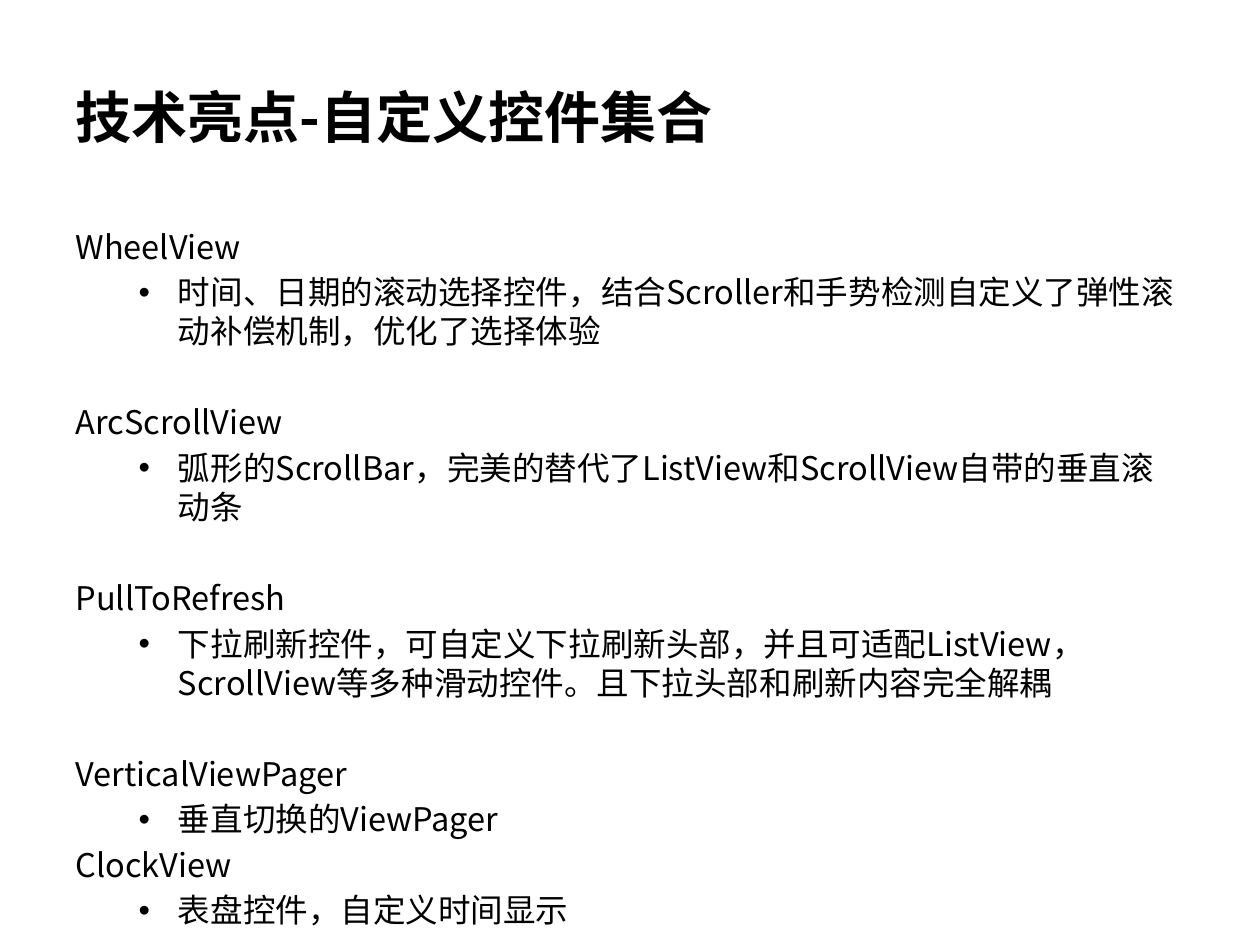
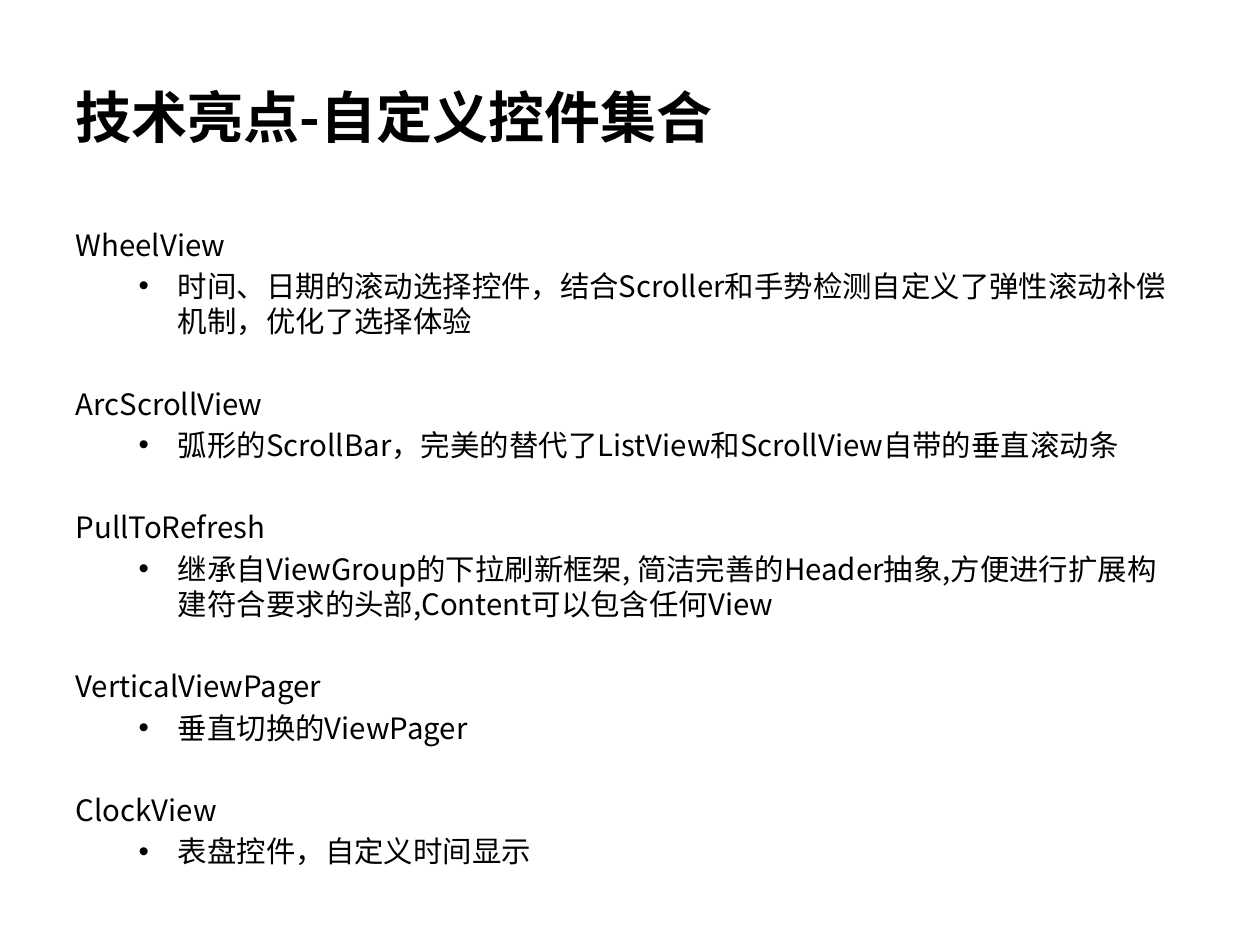
Before and after one commit to wangzhengyi/WangZhengyi, a slide deck: slide 12 of promote/2016-promote-p6.pptx. Drawn at 1260x945 pixels with LibreOffice and Linux fonts; fonts in the diff are those of the drawing. Boxes give left, top, right and bottom in pixels: in the first picture for what was removed or moved away, otherwise in the second. Text is boxed around its words. In the diff, an @@ line names an element or a change of style, - is before the commit and + after.

Commit message:
继续完善ppt

```diff
--- a/promote/2016-promote-p6.pptx
+++ b/promote/2016-promote-p6.pptx
@@ text at bbox=[76, 232, 1166, 865]: size 18.6 to 16.8 pt in "WheelView", "时间、日期的滚动选择控件，结合Scroller和手势检测自定义了弹性滚动补偿机制，优化了选择体验", "ArcScrollView", "弧形的ScrollBar，完美的替代了ListView和ScrollView自带的垂直滚动条" and 5 more places @@
@@ text at bbox=[178, 555, 1157, 621]: text changed; size 18.6 to 16.8 pt @@
-  • 下拉刷新控件，可自定义下拉刷新头部，并且可适配ListView，ScrollView等多种滑动控件。且下拉头部和刷新内容完全解耦
+  • 继承自ViewGroup的下拉刷新框架, 简洁完善的Header抽象,方便进行扩展构建符合要求的头部,Content可以包含任何View
```
Also in this commit, not shown: 1 other slide changed.
